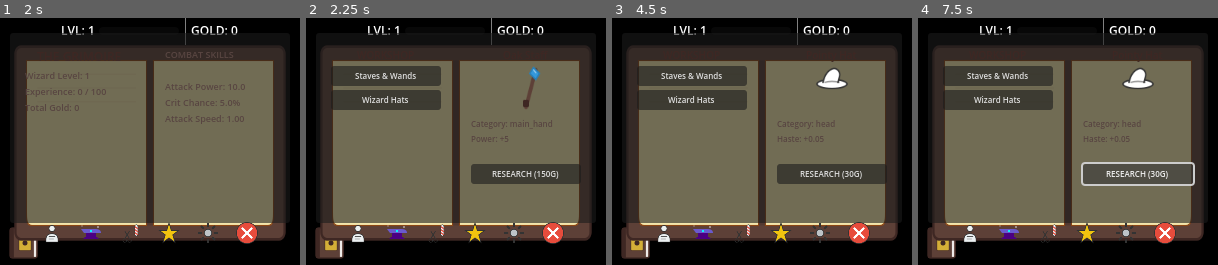
Above: before the commit, frames 1-4 (left to right).
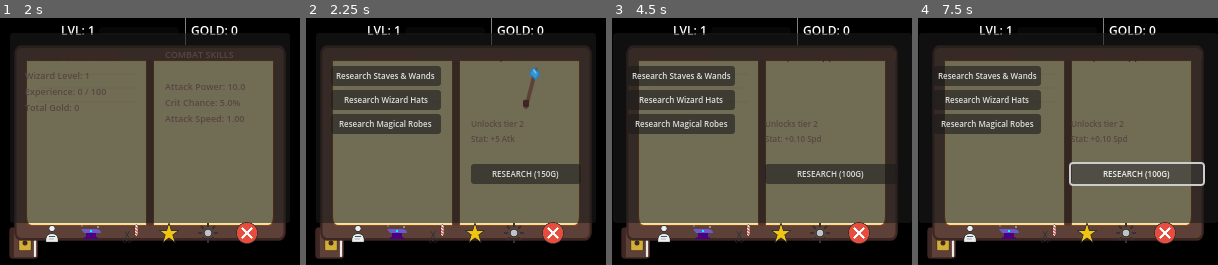
Above: after the commit, the same moments.

Repository: dgcarlucci/cast-lock
Game: Godot game, scene res://scenes/Main.tscn
Same seed, same stepped clock (60 frames per second), same inputs: the game is played once before the commit and once after it.
Inputs (mouse positions are in pixels of both pictures, inside the frame that each line leads up to):
- Up to frame 1 (2 s): click (24, 242) at 0.5 s; click (51, 232) at 1.25 s
- Up to frame 2 (2.25 s): click (396, 232) at 2 s
- Up to frame 3 (4.5 s): click (693, 74) at 2.75 s, where only the run before the commit has a clickable "Staves & Wands"; click (693, 74) at 3.5 s, where only the run after the commit has a clickable "Research Staves & Wands"; click (693, 99) at 4.25 s, where only the run before the commit has a clickable "Wizard Hats"
- Up to frame 4 (7.5 s): click (987, 74) at 5 s, where only the run after the commit has a clickable "Research Staves & Wands"; click (999, 99) at 5.75 s, where only the run after the commit has a clickable "Research Wizard Hats"; click (987, 99) at 6.5 s, where only the run after the commit has a clickable "Research Wizard Hats"; click "RESEARCH (30G)" (after the commit: "RESEARCH (100G)") at 7.25 s

Frame 1 is identical in both runs. In frame 2, 4.1% of the frame differs, in the area x 8-82%, y 17-51%; in frame 3, 5.7%; in frame 4, 6.0%, in the area x 6-96%, y 17-69%.

Commit message:
feat: refine research-to-unlock loop and expand customization selection

Diff:
--- a/scenes/UI_Overlay.tscn
+++ b/scenes/UI_Overlay.tscn
@@ -256,6 +256,14 @@
 theme_override_font_sizes/font_size = 10
 text = "BARBER SHOP"
 horizontal_alignment = 1
+
+[node name="Scroll" type="ScrollContainer" parent="Grimoire/TabContainer/Barber/LeftPage/VBox"]
+layout_mode = 2
+size_flags_vertical = 3
+
+[node name="UnlockedItems" type="VBoxContainer" parent="Grimoire/TabContainer/Barber/LeftPage/VBox/Scroll"]
+layout_mode = 2
+size_flags_horizontal = 3
 
 [node name="RandomizeButton" type="Button" parent="Grimoire/TabContainer/Barber/LeftPage/VBox"]
 layout_mode = 2
--- a/scripts/EquipmentManager.gd
+++ b/scripts/EquipmentManager.gd
@@ -15,6 +15,13 @@
 			{"id": "hat_basic", "name": "Pointy Hat", "cost": 30, "haste_boost": 0.05, "texture": "res://resources/player/appearance/hat_basic.svg", "tier": 1},
 			{"id": "hat_apprentice", "name": "Apprentice Hood", "cost": 100, "haste_boost": 0.1, "texture": "res://resources/player/appearance/hat_apprentice.svg", "tier": 2}
 		]
+	},
+	"body": {
+		"name": "Magical Robes",
+		"items": [
+			{"id": "robe_basic", "name": "Apprentice Robe", "cost": 40, "haste_boost": 0.02, "texture": "res://resources/player/appearance/robe_basic.svg", "tier": 1},
+			{"id": "robe_expert", "name": "Scholar's Robe", "cost": 200, "power_boost": 4, "texture": "res://resources/player/appearance/robe_basic.svg", "tier": 2}
+		]
 	}
 }
 
@@ -26,6 +33,10 @@
 			return items[index]
 	return null
 
+func get_category_items(category: String) -> Array:
+	var cat = categories.get(category)
+	return cat.get("items", []) if cat else []
+
 func get_next_research_cost(category: String, current_tier: int) -> int:
 	var data = get_item_data(category, current_tier)
 	if data:
--- a/scripts/SaveManager.gd
+++ b/scripts/SaveManager.gd
@@ -21,7 +21,8 @@
 		"beard_style": stats.beard_style,
 		"active_spell_id": stats.active_spell_id,
 		"learned_spells": stats.learned_spells,
-		"spell_mastery_xp": stats.spell_mastery_xp
+		"spell_mastery_xp": stats.spell_mastery_xp,
+		"unlocked_tiers": stats.unlocked_tiers
 	}
 
 	var json_string = JSON.stringify(save_dict)
--- a/scripts/StatsManager.gd
+++ b/scripts/StatsManager.gd
@@ -38,6 +38,7 @@
 		stats.active_spell_id = save_data.get("active_spell_id", stats.active_spell_id)
 		stats.learned_spells = save_data.get("learned_spells", stats.learned_spells)
 		stats.spell_mastery_xp = save_data.get("spell_mastery_xp", stats.spell_mastery_xp)
+		stats.unlocked_tiers = save_data.get("unlocked_tiers", stats.unlocked_tiers)
 
 func save_stats():
 	SaveManager.save_game(stats)
--- a/scripts/UI_Overlay.gd
+++ b/scripts/UI_Overlay.gd
@@ -29,6 +29,9 @@
 @onready var item_info = $Grimoire/TabContainer/Workshop/RightPage/VBox/ItemInfo
 @onready var research_button = $Grimoire/TabContainer/Workshop/RightPage/VBox/ResearchButton
 
+# Barber UI
+@onready var unlocked_items_container = $Grimoire/TabContainer/Barber/LeftPage/VBox/Scroll/UnlockedItems
+
 var loot_log: Array = []
 var selected_spell_id: String = "magic_missile"
 var selected_equip_cat: String = "main_hand"
@@ -67,7 +70,33 @@
 	tab_container.current_tab = index
 	if index == 0: update_stats()
 	elif index == 1: update_workshop_ui()
+	elif index == 2: update_barber_ui()
 	elif index == 3: update_spell_ui()
+
+func update_barber_ui():
+	for child in unlocked_items_container.get_children(): child.queue_free()
+
+	var stats = StatsManager.stats
+
+	# Headers and buttons for each category
+	for cat_id in EquipmentManager.categories.keys():
+		var label = Label.new()
+		label.text = EquipmentManager.categories[cat_id]["name"]
+		label.add_theme_font_size_override("font_size", 8)
+		label.add_theme_color_override("font_color", Color.SADDLE_BROWN)
+		unlocked_items_container.add_child(label)
+
+		var unlocked_tier = stats.unlocked_tiers.get(cat_id, 1)
+		var items = EquipmentManager.get_category_items(cat_id)
+
+		for i in range(unlocked_tier):
+			if i < items.size():
+				var item = items[i]
+				var btn = Button.new()
+				btn.add_theme_font_size_override("font_size", 7)
+				btn.text = item.get("name")
+				btn.pressed.connect(_on_equip_item_pressed.bind(cat_id, item.get("tier")))
+				unlocked_items_container.add_child(btn)
 
 func _on_close_button_pressed():
 	_close_grimoire()
@@ -98,6 +127,17 @@
 	appearance_changed.emit()
 	wizard_preview.update_appearance(stats)
 
+# Equipment Customization (Barber Shop Extension)
+func _on_equip_item_pressed(category: String, tier: int):
+	var stats = StatsManager.stats
+	if category == "main_hand": stats.main_hand_style = tier
+	elif category == "head": stats.hat_style = tier
+	elif category == "body": stats.robe_style = tier
+
+	appearance_changed.emit()
+	wizard_preview.update_appearance(stats)
+	update_stats() # Refresh total stats if visual tier affects it (though we give boosts on research)
+
 # Workshop Logic
 func _on_equip_cat_select(cat_id: String):
 	selected_equip_cat = cat_id
@@ -105,21 +145,24 @@
 
 func _on_research_button_pressed():
 	var stats = StatsManager.stats
-	var current_tier = 0
-	if selected_equip_cat == "main_hand": current_tier = stats.main_hand_style
-	elif selected_equip_cat == "head": current_tier = stats.hat_style
-
-	var item = EquipmentManager.get_item_data(selected_equip_cat, current_tier)
+	var current_tier = stats.unlocked_tiers.get(selected_equip_cat, 1)
+
+	var item = EquipmentManager.get_item_data(selected_equip_cat, current_tier) # Item at current_tier index is tier+1
 	if not item: return
 
 	if stats.gold >= item.get("cost", 0):
 		stats.gold -= item.get("cost", 0)
-		if selected_equip_cat == "main_hand":
-			stats.main_hand_style = item.get("tier", 0)
-			stats.attack_power += item.get("power_boost", 0)
-		elif selected_equip_cat == "head":
-			stats.hat_style = item.get("tier", 0)
-			stats.haste += item.get("haste_boost", 0)
+		# Unlock the tier
+		stats.unlocked_tiers[selected_equip_cat] = item.get("tier", 1)
+
+		# Auto-equip new research?
+		if selected_equip_cat == "main_hand": stats.main_hand_style = item.get("tier", 1)
+		elif selected_equip_cat == "head": stats.hat_style = item.get("tier", 1)
+		elif selected_equip_cat == "body": stats.robe_style = item.get("tier", 1)
+
+		# Permanent Stat Boost
+		if item.has("power_boost"): stats.attack_power += item.get("power_boost", 0)
+		if item.has("haste_boost"): stats.haste += item.get("haste_boost", 0)
 
 		show_floating_text("RESEARCH COMPLETE!", Color.GOLD)
 		update_stats()
@@ -136,29 +179,29 @@
 		var btn = Button.new()
 		btn.add_theme_font_size_override("font_size", 8)
 		var cat_data = EquipmentManager.categories.get(cat_id)
-		btn.text = cat_data.get("name", cat_id) if cat_data else cat_id
+		btn.text = "Research " + cat_data.get("name", cat_id) if cat_data else cat_id
 		btn.pressed.connect(_on_equip_cat_select.bind(cat_id))
 		equip_list_container.add_child(btn)
 
 	var stats = StatsManager.stats
-	var current_tier = 0
-	if selected_equip_cat == "main_hand": current_tier = stats.main_hand_style
-	elif selected_equip_cat == "head": current_tier = stats.hat_style
-
-	var item = EquipmentManager.get_item_data(selected_equip_cat, current_tier)
+	var current_unlocked = stats.unlocked_tiers.get(selected_equip_cat, 1)
+
+	# Next available is at index = current_unlocked (since 0-based index and tier 1 is index 0)
+	var item = EquipmentManager.get_item_data(selected_equip_cat, current_unlocked)
 	if item:
-		item_title.text = item.get("name", "Unknown Item")
+		item_title.text = "Blueprint: " + item.get("name", "Unknown Item")
 		item_preview.texture = load(item.get("texture", ""))
 		item_preview.visible = true
-		var info = "Category: %s\n" % selected_equip_cat
-		if item.has("power_boost"): info += "Power: +%d\n" % item.get("power_boost")
-		if item.has("haste_boost"): info += "Haste: +%.2f\n" % item.get("haste_boost")
+		var info = "Unlocks tier %d\n" % item.get("tier", 1)
+		if item.has("power_boost"): info += "Stat: +%d Atk\n" % item.get("power_boost")
+		if item.has("haste_boost"): info += "Stat: +%.2f Spd\n" % item.get("haste_boost")
 		item_info.text = info
 		research_button.text = "RESEARCH (%dG)" % item.get("cost", 0)
 		research_button.disabled = false
 	else:
-		item_title.text = "Max Tier Reached"
-		item_info.text = "No further research available."
+		item_title.text = "Maximum Research"
+		item_info.text = "You have unlocked all currently known blueprints for this category."
+		item_preview.visible = false
 		research_button.text = "MAXED"
 		research_button.disabled = true
 
--- a/scripts/WizardStats.gd
+++ b/scripts/WizardStats.gd
@@ -22,6 +22,12 @@
 @export var main_hand_style: int = 1 # 0: None, 1: Wand, 2: Staff
 @export var off_hand_style: int = 0
 
+@export var unlocked_tiers: Dictionary = {
+	"main_hand": 1,
+	"head": 1,
+	"body": 1
+}
+
 @export_group("Spells")
 @export var active_spell_id: String = "magic_missile"
 @export var learned_spells: Dictionary = {
